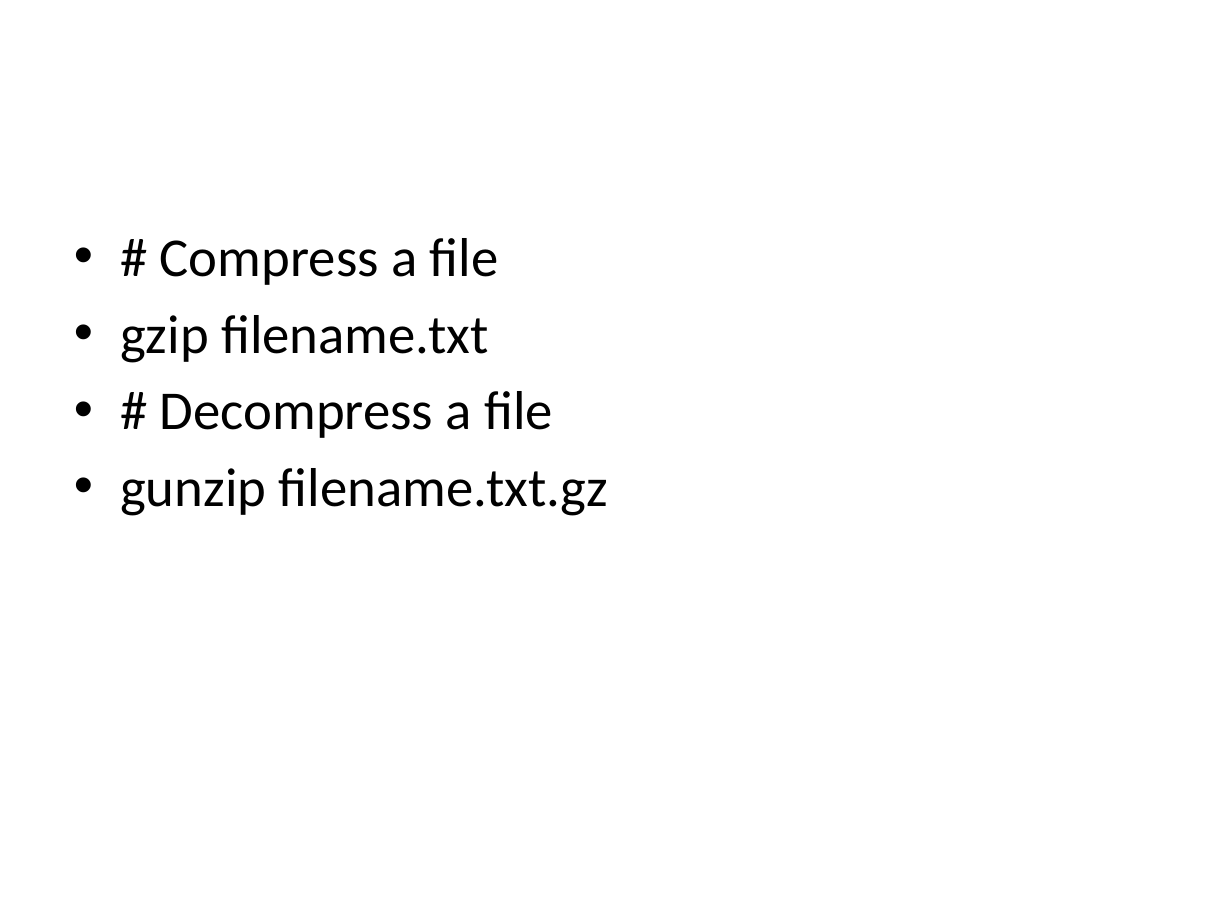
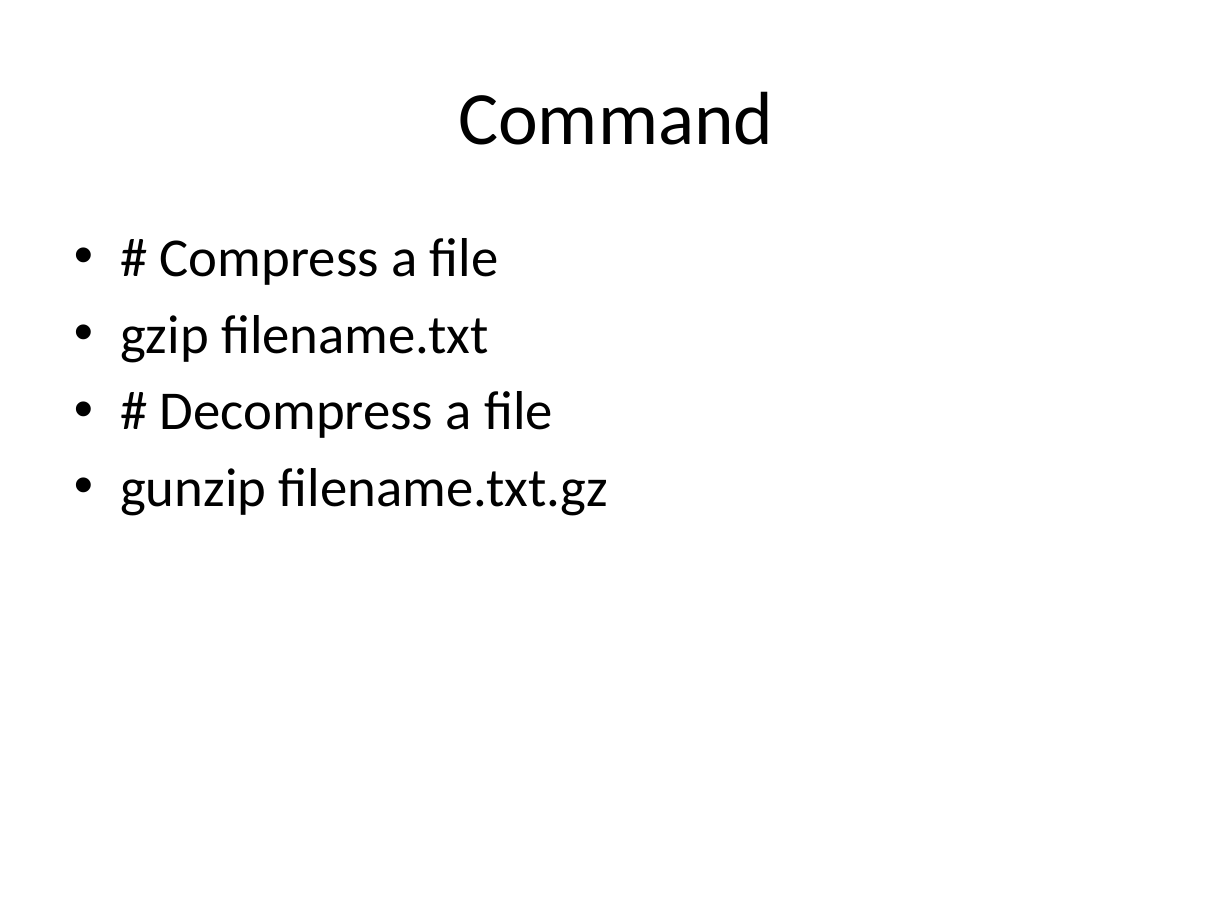
Before and after one commit to devipriyak/VI-sem-CSEA-BigDara-Analytics, a slide deck: slide 11 of Hadoop IO.pptx (slide 10 before the commit). Drawn at 1232x924 pixels with LibreOffice and Linux fonts; fonts in the diff are those of the drawing. Boxes give left, top, right and bottom in pixels: in the first picture for what was removed or moved away, otherwise in the second. Text is boxed around its words. In the diff, an @@ line names an element or a change of style, - is before the commit and + after.

```diff
--- a/Hadoop IO.pptx
+++ b/Hadoop IO.pptx
@@ title added at (x1=458, y1=91, x2=773, y2=145), 44 pt, text #000000 @@
+Command
```
Also in this commit, not shown: 3 other slides changed, 3 slides added.
